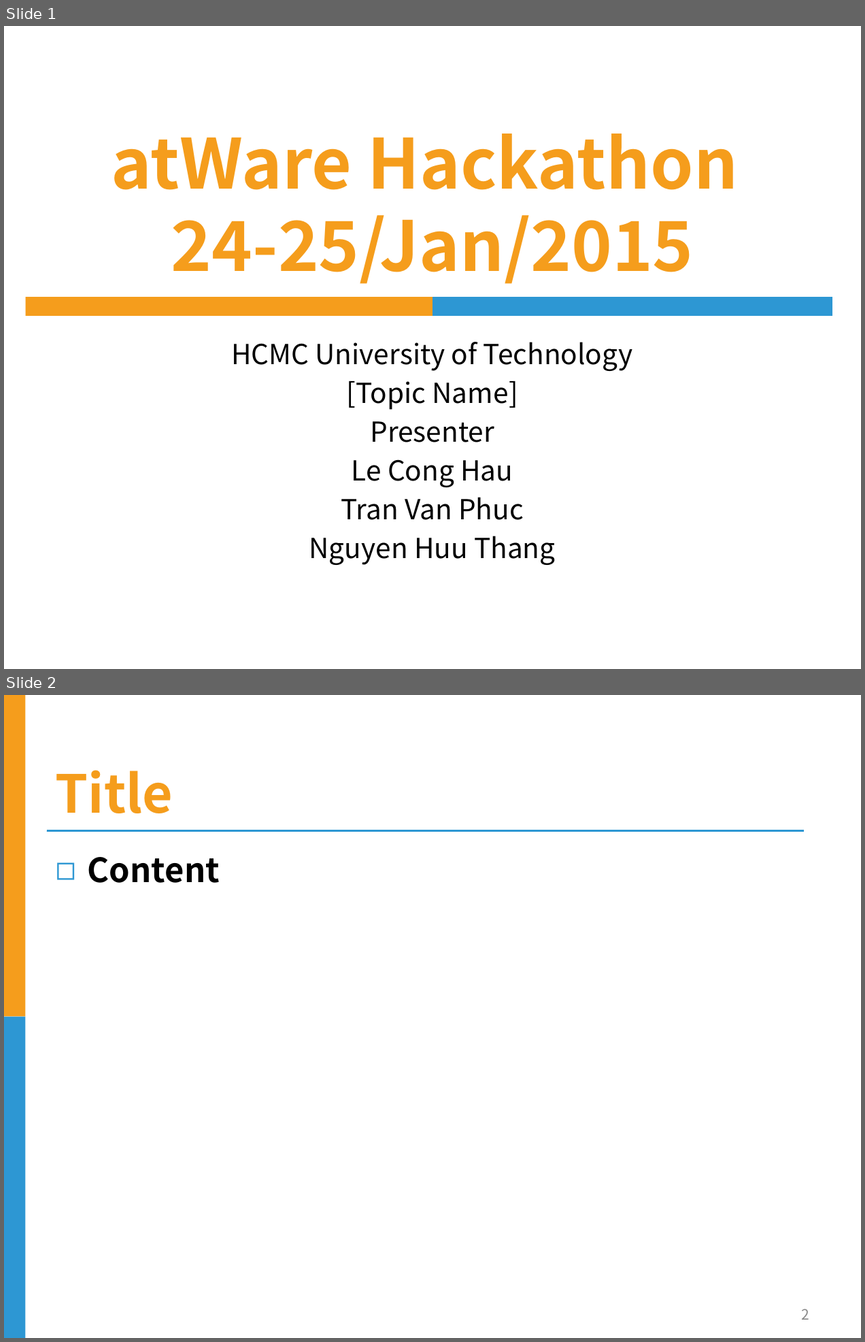
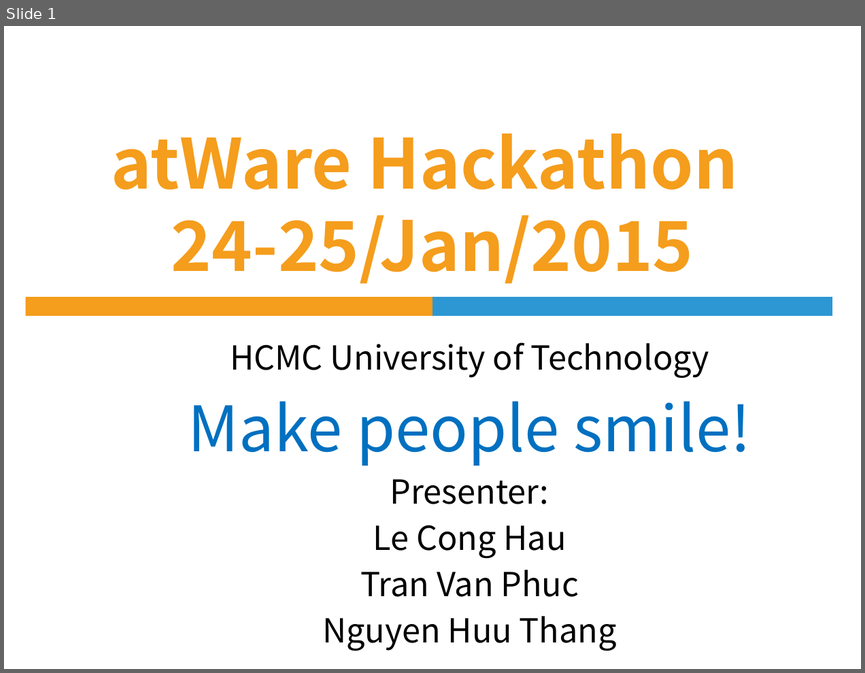
Before and after one commit to huuthang1993/HPT, a slide deck: Document/slide.pptx. Shown one above the other, each under a label of ours: slides 1 and 2 before the commit, slide 1 after it. The pictures are 865x1342 and 865x673 pixels, drawn with LibreOffice and Linux fonts; fonts in the diff are those of the drawing; background and template pictures are left out. Boxes give left, top, right and bottom in pixels: in the first picture for what was removed or moved away, otherwise in the second. Text is boxed around its words. In the diff, an @@ line names an element or a change of style, - is before the commit and + after.

```diff
--- a/Document/slide.pptx
+++ b/Document/slide.pptx
@@ slide 2 removed at bbox=[4, 695, 861, 1338], background #FFFFFF @@
@@ rectangle removed at bbox=[4, 695, 26, 1016] @@
@@ title removed at bbox=[56, 770, 173, 813] @@
-Title
@@ line removed from (47, 830) to (804, 830) @@
@@ text removed at bbox=[88, 857, 220, 883] @@
-◻ Content
@@ rectangle removed at bbox=[4, 1016, 26, 1338] @@
@@ page number removed at bbox=[802, 1308, 810, 1319] @@
-2
@@ slide 1 changed as well @@
@@ subtitle at bbox=[230, 342, 709, 650]: size 23.2 to 27.8 pt in "HCMC University of Technology", "Le Cong Hau", "Tran Van Phuc", "Nguyen Huu Thang" @@
@@ subtitle at bbox=[188, 401, 751, 504]: text changed; size 23.2 to 52.7 pt; text colour #000000 to #0070C0 @@
-[Topic Name]
-Presenter
+Make people smile!
+Presenter:
```
Also in this commit, not shown: 6 slides added.
